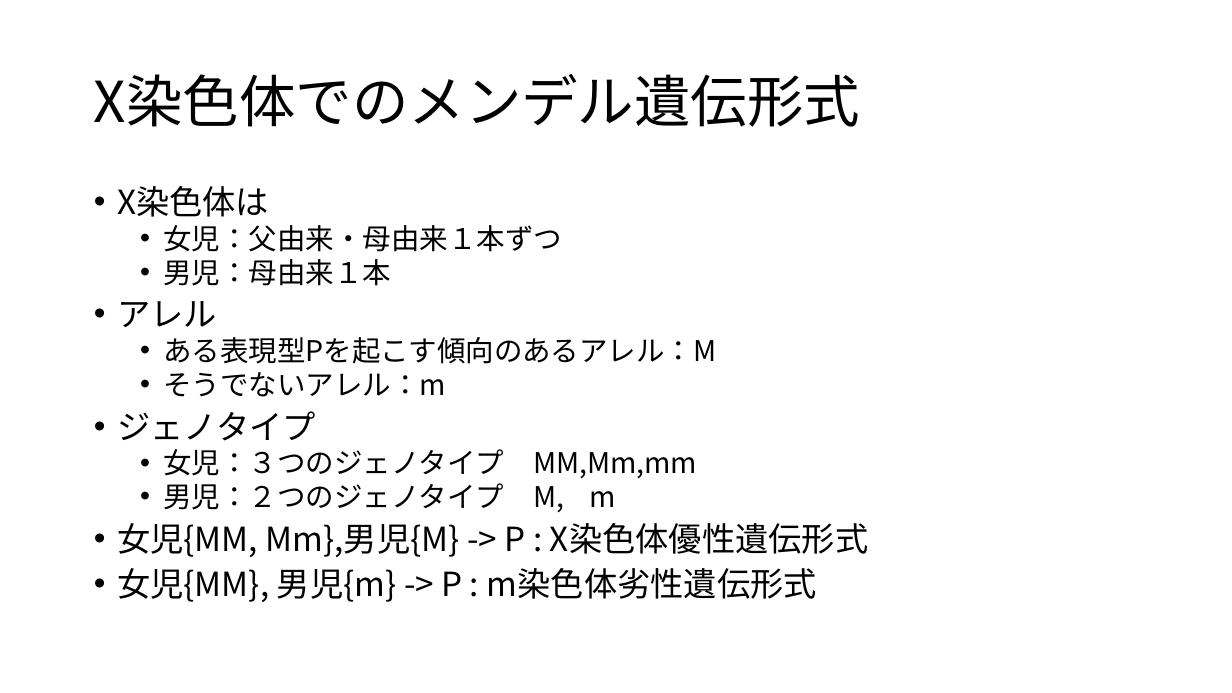
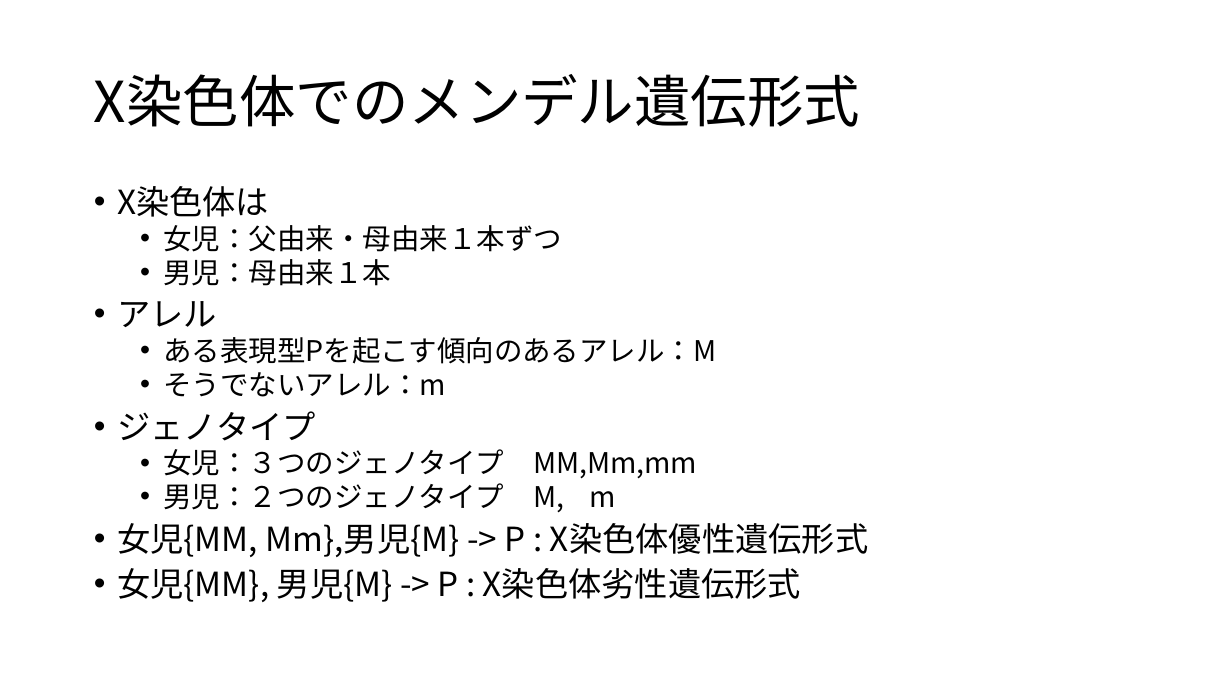
Before and after one commit to ryamada22/MolGenetics, a slide deck: slide 3 of MendelianProbLikelihood2019.pptx. Drawn at 1232x693 pixels with LibreOffice and Linux fonts; fonts in the diff are those of the drawing. Boxes give left, top, right and bottom in pixels: in the first picture for what was removed or moved away, otherwise in the second. Text is boxed around its words. In the diff, an @@ line names an element or a change of style, - is before the commit and + after.

```diff
--- a/MendelianProbLikelihood2019.pptx
+++ b/MendelianProbLikelihood2019.pptx
@@ text at (x1=117, y1=568, x2=801, y2=602): text changed @@
-• 女児{MM}, 男児{m} -> P : m染色体劣性遺伝形式
+• 女児{MM}, 男児{M} -> P : X染色体劣性遺伝形式
```
Also in this commit, not shown: 1 other file.
